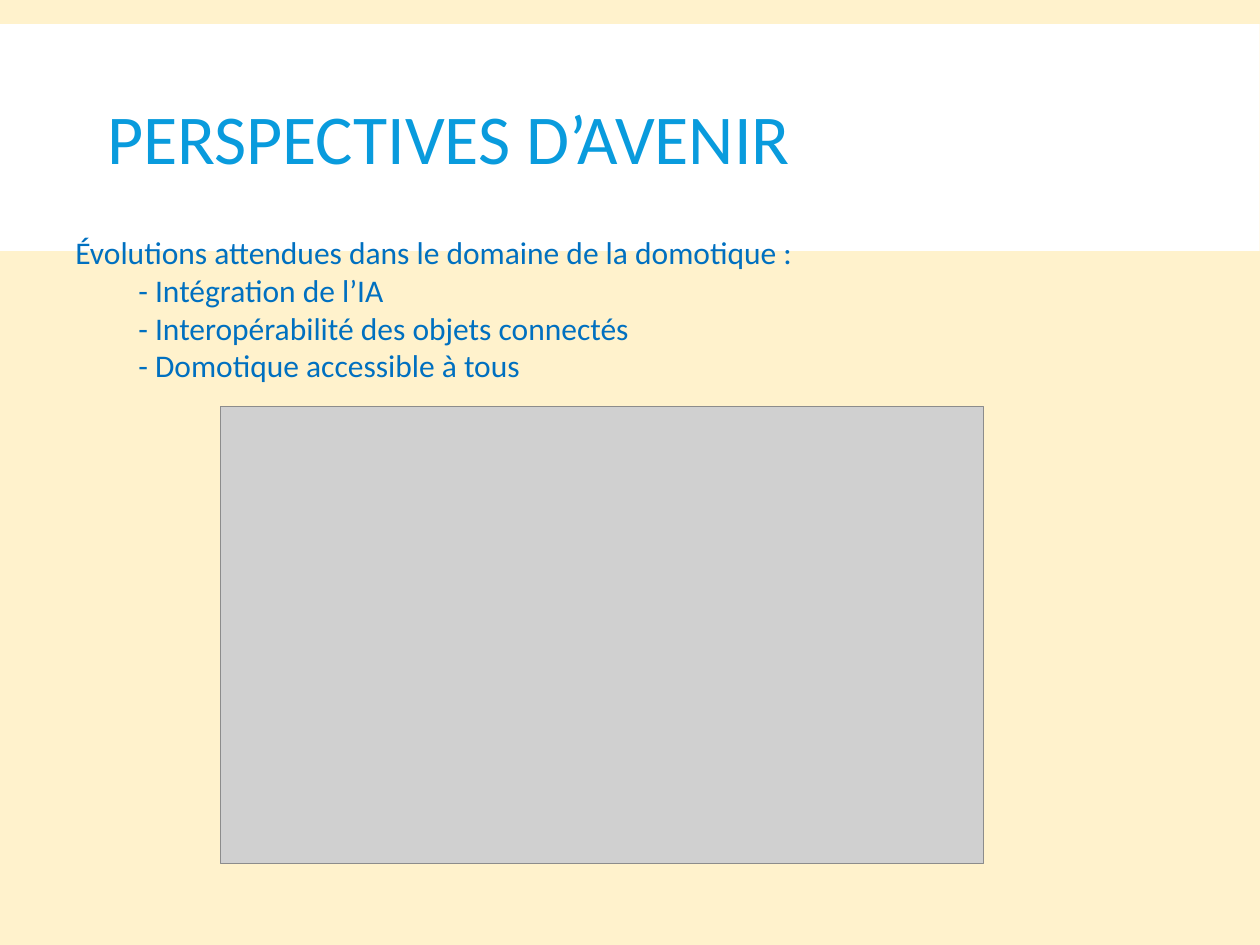
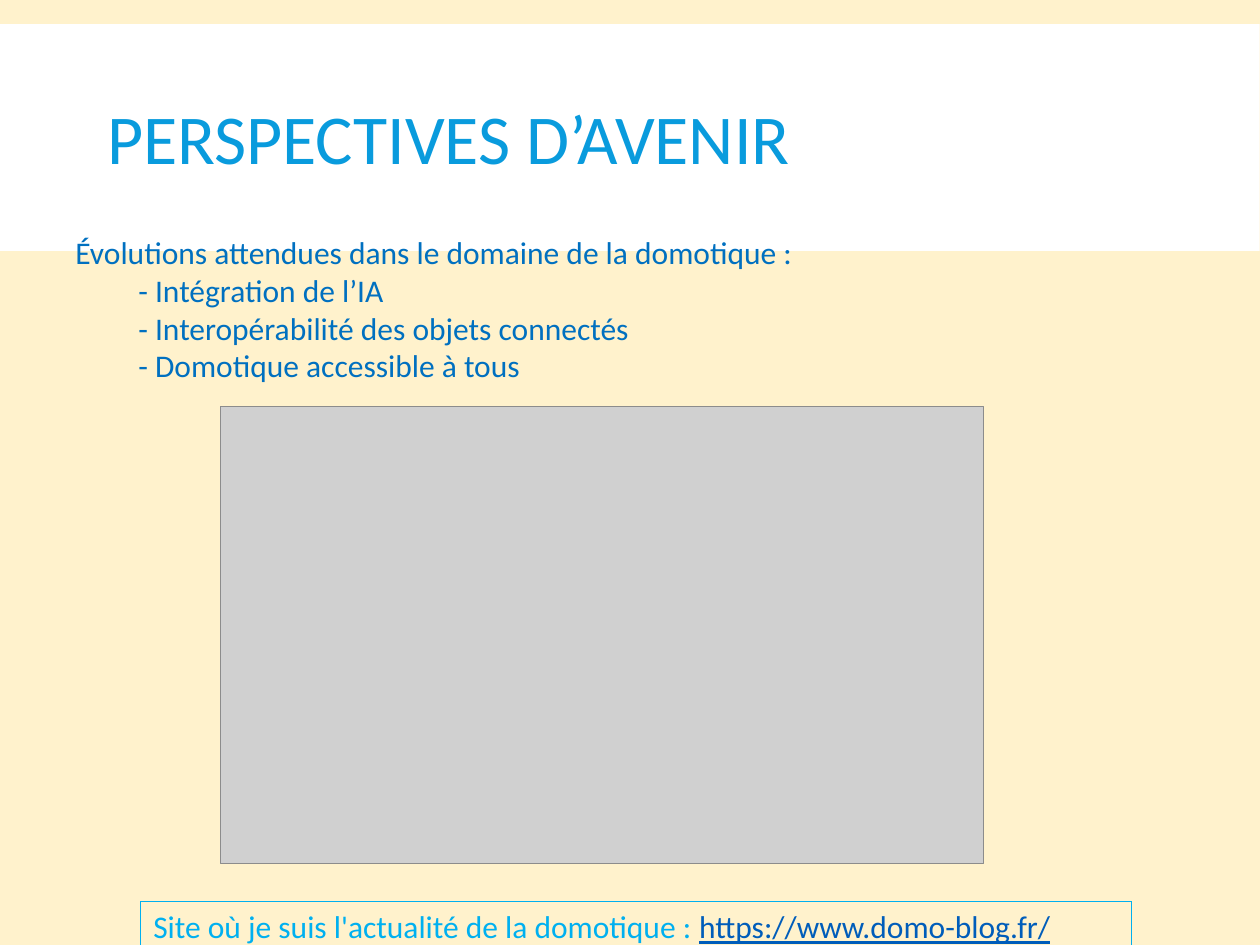
Before and after one commit to Yass-ai-design/Portfolio-Github-FKY, a slide deck: slide 4 of docs/Veille_Technologique_Domotique_Couleurs.pptx. Drawn at 1260x945 pixels with LibreOffice and Linux fonts; fonts in the diff are those of the drawing; grey boxes stand for pictures. Boxes give left, top, right and bottom in pixels: in the first picture for what was removed or moved away, otherwise in the second. Text is boxed around its words. In the diff, an @@ line names an element or a change of style, - is before the commit and + after.

```diff
--- a/docs/Veille_Technologique_Domotique_Couleurs.pptx
+++ b/docs/Veille_Technologique_Domotique_Couleurs.pptx
@@ rectangle added at [141,901,1131,945], outline #00B0F0 0.75 pt, 18 pt, text #00B0F0 @@
+Site où je suis l'actualité de la domotique : https://www.domo-blog.fr/
```
Also in this commit, not shown: 2 other files.
